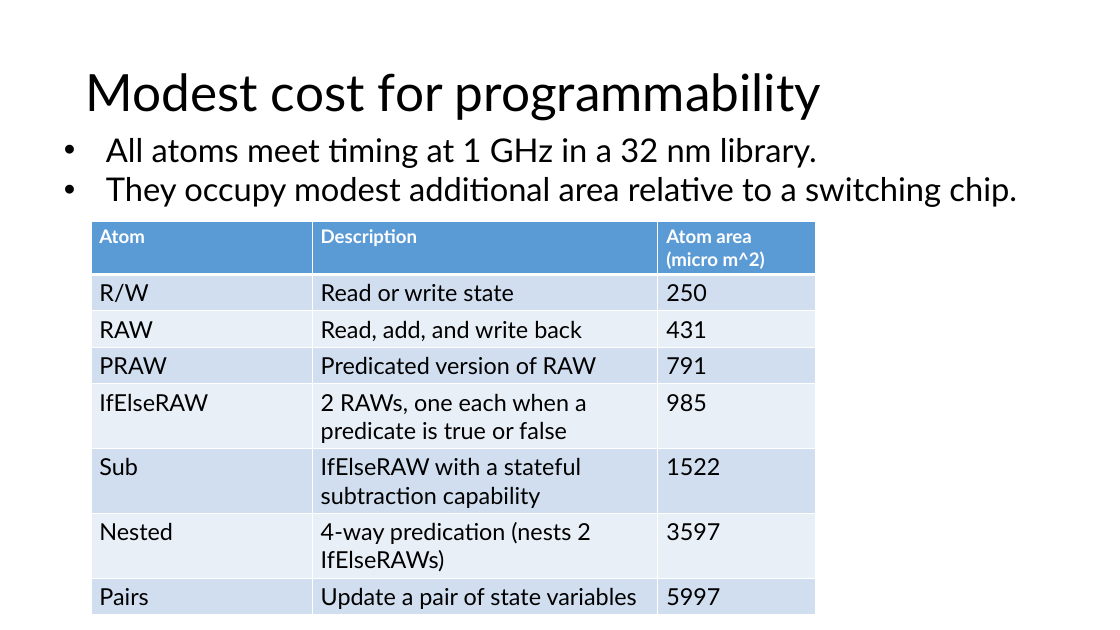
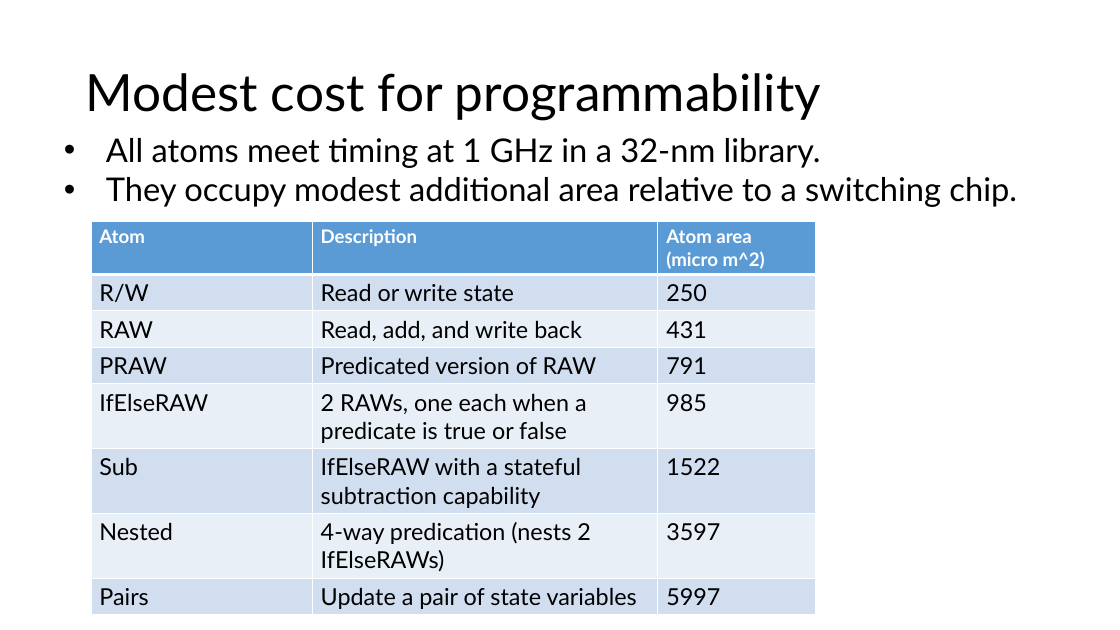
Before and after one commit to anirudhSK/pifo-domino-marple-ppts, a slide deck: slide 23 of domino_sigcomm.pptx. Drawn at 1120x630 pixels with LibreOffice and Linux fonts; fonts in the diff are those of the drawing. Boxes give left, top, right and bottom in pixels: in the first picture for what was removed or moved away, otherwise in the second. Text is boxed around its words. In the diff, an @@ line names an element or a change of style, - is before the commit and + after.

```diff
--- a/domino_sigcomm.pptx
+++ b/domino_sigcomm.pptx
@@ text at (x1=106, y1=138, x2=821, y2=168): text changed @@
-• All atoms meet timing at 1 GHz in a 32 nm library.
+• All atoms meet timing at 1 GHz in a 32-nm library.
```
Also in this commit, not shown: 4 other slides changed.
